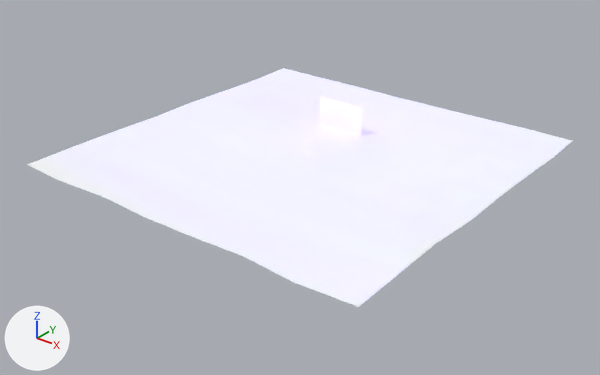
Before and after pictures for a commit that changed the glTF model assets/scene.glb.
One viewpoint serves both versions: a 50 mm lens placed at (552.0, -705.0, 388.0), pointed at (8.0, -26.0, -34.0). Arrows for +X, +Y and +Z are at lower left; the lights stay in place. Where no turn or scale is listed for an object, it has been applied to the vertices.

Objects in the first picture: 'Ground', 'Sky'.
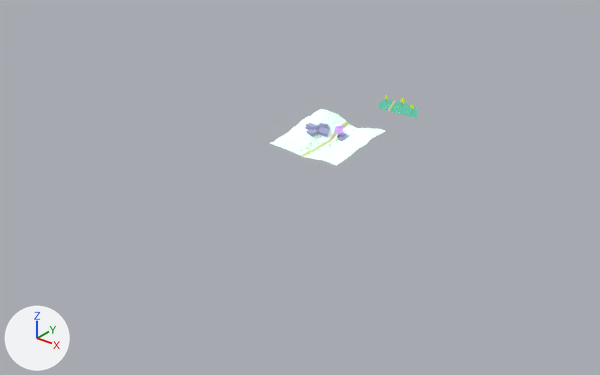
Location of each change, (x1, y1, x2, y2) in pixels of the pictures (600 x 375 px):
'Ground', deleted: before (28, 68, 572, 307)
'Terrain', added: after (270, 109, 386, 166)
'Sky', deleted: before (320, 97, 362, 135)
'Background', added: after (379, 95, 417, 118)
'Slabs', added: after (305, 123, 350, 141)
'Path', added: after (301, 122, 349, 156)

What changed in the scene script:
```text
Add img_path_bake:
    img_path_bake = load_image('path-bake', '_unpacked/path-bake', 256, 1024, 'sRGB')
Add img_ground_bake:
    img_ground_bake = load_image('ground-bake', '_unpacked/ground-bake', 512, 512, 'sRGB')
Add img_slab_bake:
    img_slab_bake = load_image('slab-bake', '_unpacked/slab-bake', 256, 256, 'sRGB')
Add img_background:
    img_background = load_image('background', '_unpacked/background', 512, 256, 'sRGB')
Add mat_path:
    mat_path = bpy.data.materials.new('Path')
    # uses the picture img_path_bake
Add mat_terrain:
    mat_terrain = bpy.data.materials.new('Terrain')
    # colours: white #ffffff
    # uses the picture img_ground_bake
Add mat_rock_slab:
    mat_rock_slab = bpy.data.materials.new('Rock Slab')
    # colours: blue #7c7ba0
    # uses the picture img_slab_bake
Add mat_background:
    mat_background = bpy.data.materials.new('Background')
    # uses the picture img_background
Add me_plane_003:
    me_plane_003.from_pydata(...)  # 42 vertices, 40 faces; spans x -8.5..3.9, y -12.5..87.8, z -0.3..10.5
    me_plane_003.materials.append(mat_path)
Add me_plane_007:
    me_plane_007.from_pydata(...)  # 529 vertices, 968 faces; spans x -51.6..51.0, y -50.3..51.3, z -0.7..19.1
    me_plane_007.materials.append(mat_terrain)
Add me_cube:
    me_cube.from_pydata(...)  # 202 vertices, 308 faces; spans x -49.0..6.2, y -24.5..9.1, z -4.1..12.8
    me_cube.materials.append(mat_rock_slab)
Add me_plane_1:
    me_plane_1.from_pydata(...)  # 4 vertices, 2 faces; spans x -29.2..29.2, y 0.0, z -14.6..14.6
    me_plane_1.materials.append(mat_background)
Remove ob_ground:
    ob_ground = bpy.data.objects.new('Ground', me_plane_002)
    ob_ground.location = (0.5, 0.0, 0.0)
Remove ob_sky:
    ob_sky = bpy.data.objects.new('Sky', me_plane)
    ob_sky.location = (-10.7, 80.9, 10.8)
Add ob_path:
    ob_path = bpy.data.objects.new('Path', me_plane_003)
    ob_path.location = (0.0, 0.0, -0.1)
Add ob_terrain:
    ob_terrain = bpy.data.objects.new('Terrain', me_plane_007)
    ob_terrain.location = (0.0, 37.1, 0.1)
Add ob_slabs:
    ob_slabs = bpy.data.objects.new('Slabs', me_cube)
    ob_slabs.location = (12.3, 53.7, 3.3)
Add ob_background:
    ob_background = bpy.data.objects.new('Background', me_plane_1)
    ob_background.location = (12.0, 173.6, 14.8)
```
